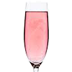
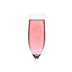
Layers edited between the first and the second 72 × 72 image:
painted on "Layer 1" over [22,1,50,72]
